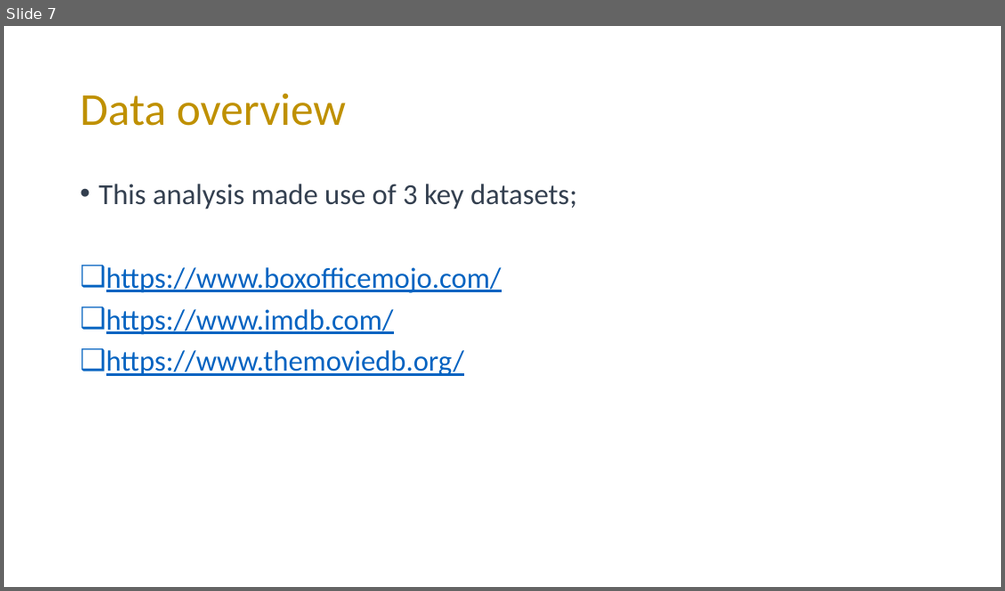
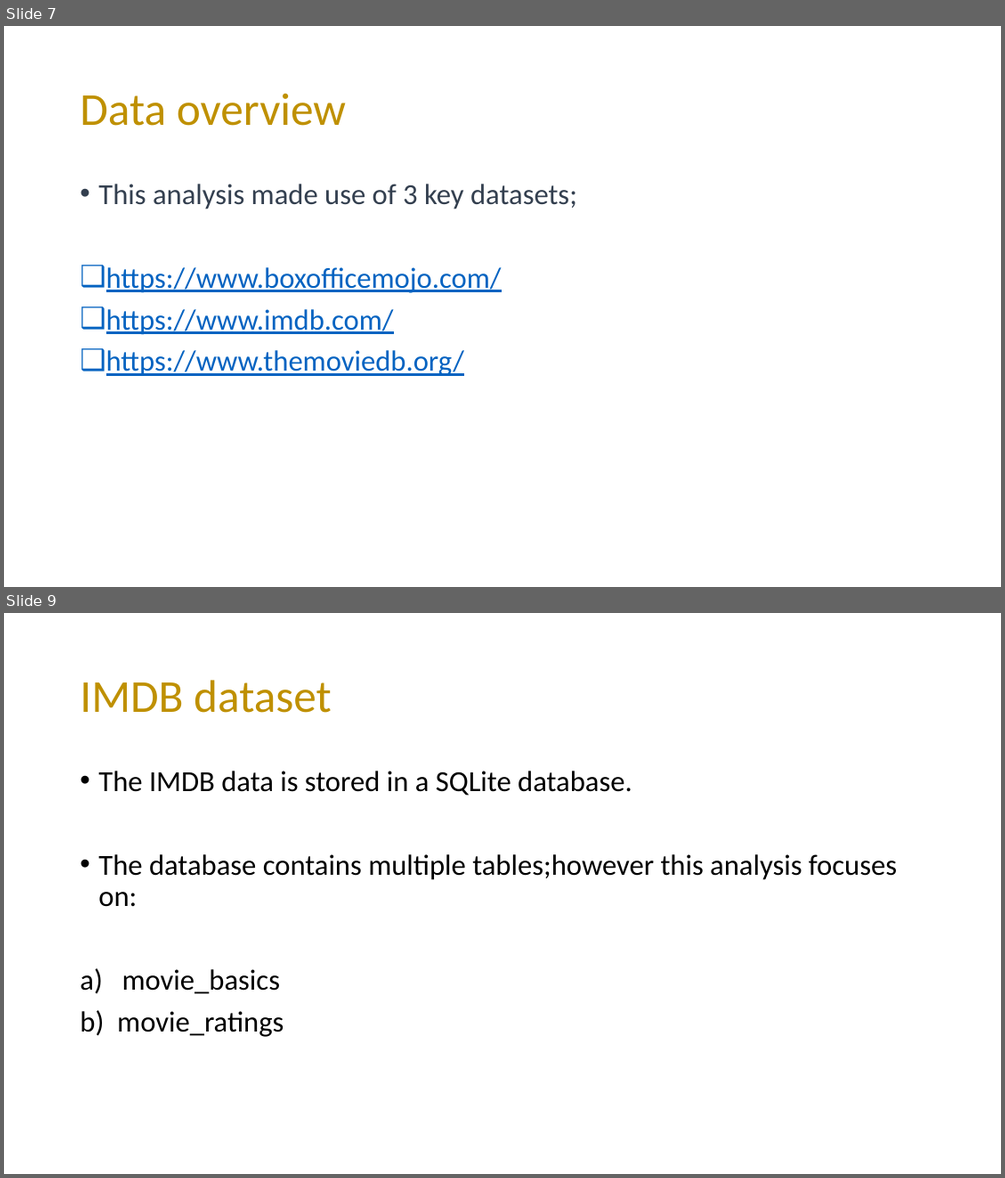
Before and after one commit to mading225/GROUP-6-PROJECT-, a slide deck: project.pptx. Shown one above the other, each under a label of ours: slide 7 before the commit, slides 7 and 9 after it; the slides between them are not shown. The pictures are 1005x591 and 1005x1178 pixels, drawn with LibreOffice and Linux fonts; fonts in the diff are those of the drawing. Boxes give left, top, right and bottom in pixels: in the first picture for what was removed or moved away, otherwise in the second. Text is boxed around its words. In the diff, an @@ line names an element or a change of style, - is before the commit and + after.

Commit message:
add data overview

```diff
--- a/project.pptx
+++ b/project.pptx
@@ slide 9 added at (x1=4, y1=613, x2=1001, y2=1174), background #FFFFFF @@
@@ title added at (x1=80, y1=680, x2=332, y2=713), 44 pt, text #BF9000 @@
+IMDB dataset
@@ text added at (x1=80, y1=771, x2=897, y2=1037), 28 pt, text #000000 @@
+• The IMDB data is stored in a SQLite database.
+• The database contains multiple tables;however this analysis focuses on:
+a) movie_basics
+b) movie_ratings
```
Also in this commit, not shown: 2 other slides added.
